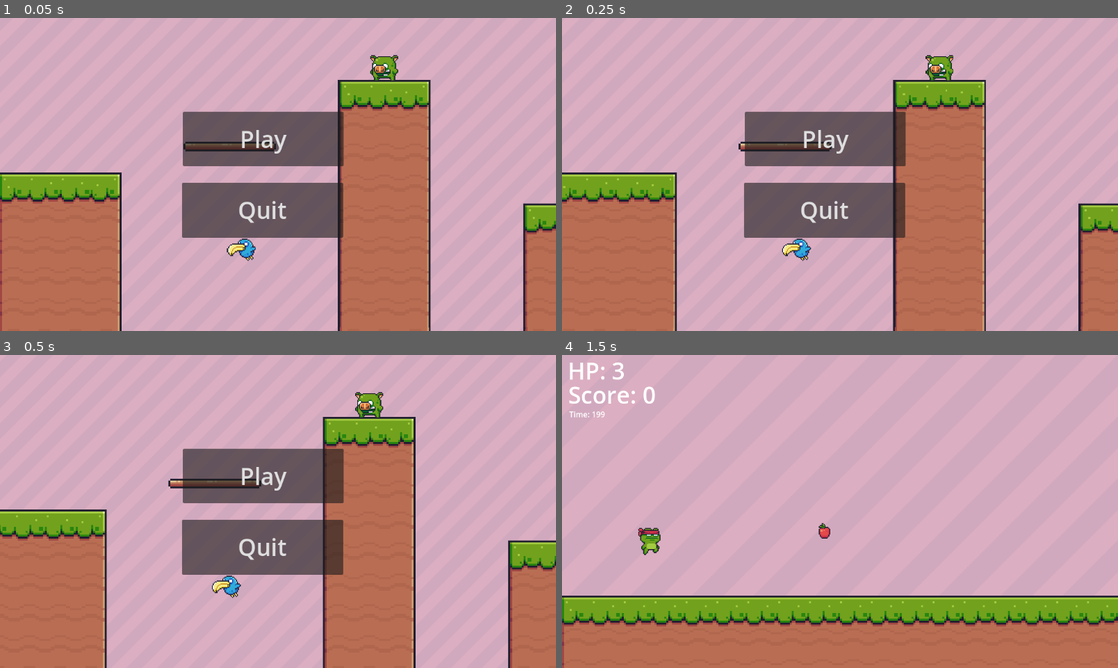
Above: before the commit, frames 1-4 (two rows, left to right).
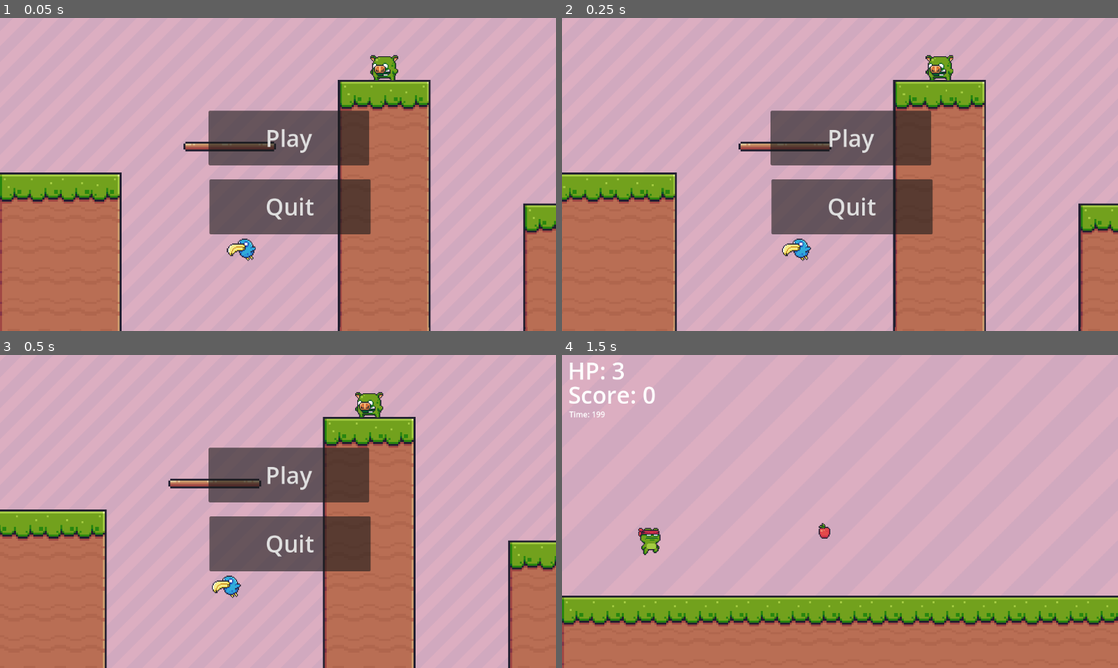
Above: after the commit, the same moments.

Repository: ChrisReid93/mario-clone
Game: Godot game, scene res://Scenes/main.tscn
The game is run twice, just before and just after one commit, with the same random seed, the same clock (stepped at 60 frames per second) and the same inputs.
Inputs:
- Up to frame 1 (0.05 s): no input
- Up to frame 2 (0.25 s): no input
- Up to frame 3 (0.5 s): no input
- Up to frame 4 (1.5 s): click "Play" at 0.5 s; hold D (move_right) from 1.28 s (still down); tap Space (jump) at 1.35 s

The runs differ from the first frame. In frame 1, 4.7% of the frame differs, in the area x 32-67%, y 29-71%; in frame 2, 4.7%; in frame 3, 4.7%; in frame 4, nothing differs.

Commit message:
GOLD RELEASE
GOLD RELEASE

Diff:
--- a/Autoloads/MusicController.gd
+++ b/Autoloads/MusicController.gd
@@ -9,18 +9,16 @@
 var game_over_music = load("res://Sound Effects/Loser.wav")
 var try_again_music = load("res://Sound Effects/TryAgain.wav")
 
+# Create unique functions for each song that are called in relevant scenes to stream and play music.
 func play_main_menu_music():
-
 	$Music.stream = main_menu_music
 	$Music.play()
 
 func play_level1_music():
-
 	$Music.stream = level1_music
 	$Music.play()
 
 func play_level2_music():
-#
 	$Music.stream = level2_music
 	$Music.play()
 
--- a/Scenes/level1.tscn
+++ b/Scenes/level1.tscn
@@ -831,7 +831,7 @@
 position = Vector2(3914, 71)
 
 [node name="Flyer8" parent="Flyers" instance=ExtResource("3_tap56")]
-position = Vector2(5170, 121)
+position = Vector2(5242, 116)
 
 [node name="Flyer9" parent="Flyers" instance=ExtResource("3_tap56")]
 position = Vector2(6530, 54)
@@ -887,7 +887,7 @@
 position = Vector2(7506, 39)
 
 [node name="Door" parent="." instance=ExtResource("9_eomi8")]
-position = Vector2(8842, 132.515)
+position = Vector2(8842, 129.515)
 
 [node name="EndOfLevelBlock" type="StaticBody2D" parent="."]
 position = Vector2(8955.49, -4)
--- a/Scenes/level2.tscn
+++ b/Scenes/level2.tscn
@@ -888,7 +888,7 @@
 position = Vector2(4946, -25)
 
 [node name="Door" parent="." instance=ExtResource("7_0qt0q")]
-position = Vector2(8882, 127)
+position = Vector2(8882, 130)
 
 [node name="EndOfLevelBlock" type="StaticBody2D" parent="."]
 position = Vector2(9010, -25)
--- a/Scenes/main.tscn
+++ b/Scenes/main.tscn
@@ -8,19 +8,19 @@
 
 [node name="Play" type="Button" parent="."]
 top_level = true
-offset_left = 379.0
-offset_top = 194.0
-offset_right = 712.0
-offset_bottom = 307.0
+offset_left = 432.0
+offset_top = 192.0
+offset_right = 765.0
+offset_bottom = 305.0
 theme_override_font_sizes/font_size = 48
 text = "Play"
 
 [node name="Quit" type="Button" parent="."]
 top_level = true
-offset_left = 377.0
-offset_top = 341.0
-offset_right = 711.0
-offset_bottom = 455.0
+offset_left = 434.0
+offset_top = 334.0
+offset_right = 768.0
+offset_bottom = 448.0
 theme_override_font_sizes/font_size = 48
 text = "Quit"
 
--- a/Scripts/coin.gd
+++ b/Scripts/coin.gd
@@ -2,9 +2,11 @@
 
 @onready var anim = $AnimatedSprite2D
 
-
+# Create a function for what happens when the player picks up coins.
 func _on_body_entered(body):
 	if body.name == "Player":
+		# Once player enters Coin area, disable that area to avoid double-counting if player leaves and re-enters area
+		$CollisionShape2D.set_deferred("disabled", true)
 		Game.score += 5
 		$PickupCoinSound.play()
 		# Create a tween for the apple. This will select "self" as the object to tween, "position" as the property, and shift it upwards by 30 pixels over 1 second.
--- a/Scripts/main.gd
+++ b/Scripts/main.gd
@@ -1,7 +1,7 @@
 extends Node2D
 
 
-# Start the game when pressing "Play"
+# Start the game when pressing "Play" and quit when pressing "Quit". ALso play background music on ready.
 func _ready():
 	MusicController.play_main_menu_music()
 
--- a/Scripts/player.gd
+++ b/Scripts/player.gd
@@ -97,12 +97,13 @@
 	if anim.current_animation != "Hurt":
 		anim.play("Jump")
 
-
+# Once CoyoteTimer runs out, player can no longer jump and will fall.
 func _on_coyote_timer_timeout():
 	can_jump = false
 
 
 func _on_player_hitbox_area_entered(area):
+	# Have player bounce off enemy when they kill them/land on their head
 	if area.name == "PlayerStomp":
 		velocity.y = JUMP_VELOCITY
 		$Sounds/JumpSound.play()
Not shown, changed: Music/Level 1 Background Music.wav.import
Not shown, added: Music/Level 2 Backgroud Music.wav.import
Not shown, removed: Music/Test Song for Godot Looped.wav.import
Not shown, changed: Music/Level 1 Background Music.wav
Not shown, changed: Music/Level 2 Background Music.wav
